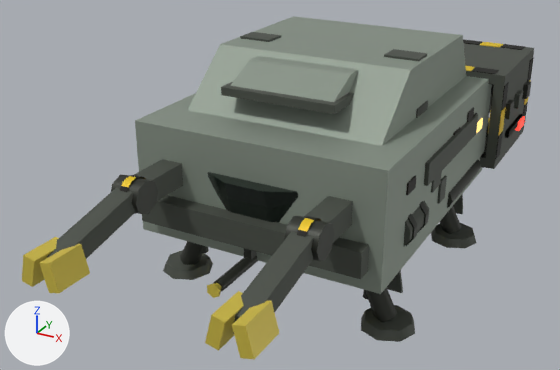
The glTF model ref/glb/tug-s.glb as it was, and as the next commit left it.
The view is the same before and after, from a 50 mm camera at (2.06, -4.27, 2.65) aimed at (-0.19, -0.18, 0.6). Arrows for +X, +Y and +Z are at lower left; the lights stay in place. The picture after the commit comes second. Where no turn or scale is listed for an object, it has been applied to the vertices. Vertices at exactly the same position are counted once.

The first picture shows 'accentStripe', 'armFore', 'armFore.001', 'armJawB', 'armJawB.001', 'canopyCoaming', 'canopyFairing', 'cockpitGlass', 'hullMain', 'hullUpper', 'shroudPlateRight', 'shroudPlateTop', 'tugShipAftDecal2L', 'tugShipAftDecal2R', 'tugShiphullMainGreebleSide6R', 'tugShiphullMainGreebleTop8R', 'tugShiphullMainHullWindow0R', 'tugShiphullMainHullWindow1R', 'tugShiphullMainHullWindow3R', 'tugShiphullMainHullWindow4R' and 42 more.
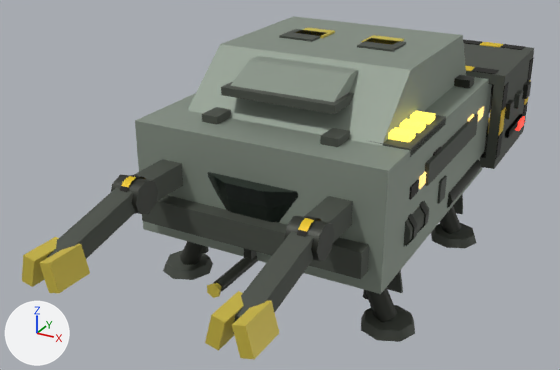
What differs and where, as boxes [x1, y1, x2, y2] in the pictures (560 x 370 px):
'iffPlinthVentral', moved (not visible before)
    after: [369, 115, 446, 157]
'tugShipAftDecal2R', moved, rescaled (14% wider, 15% taller)
    before: [384, 49, 427, 61]
    after: [357, 38, 406, 52]
'tugShipAftDecal2L', moved, rescaled (14% wider, 27% taller)
    before: [240, 32, 281, 42]
    after: [279, 29, 326, 42]
'tugShiphullMainGreebleTop10R', moved, rescaled (not visible before)
    after: [320, 128, 350, 147]
'tugShiphullMainGreebleTop10L', moved, rescaled (not visible before)
    after: [202, 107, 231, 124]
'tugShiphullMainGreebleTop8R', moved (mostly hidden)
    before: [416, 101, 428, 118]
    after: [454, 75, 475, 88]
'iffLampVentral2', moved (not visible before)
    after: [388, 127, 416, 142]
'iffLampVentral1', moved (not visible before)
    after: [400, 119, 426, 133]
'iffLampVentral0', moved (not visible before)
    after: [410, 111, 435, 124]
'tugShipAftDecal1R', added
    after: [362, 35, 404, 45]
'tugShipAftDecal1L', added
    after: [296, 27, 335, 38]
'tugShiphullMainHullWindow1R', moved
    before: [406, 175, 416, 195]
    after: [433, 147, 441, 156]
'tugShiphullMainHullWindow0R', moved
    before: [476, 118, 483, 133]
    after: [419, 172, 426, 189]
'tugShiphullMainHullWindow3R', moved (mostly hidden before)
    before: [453, 127, 461, 135]
    after: [409, 180, 419, 199]
'tugShiphullMainGreebleSide6R', deleted (mostly hidden)
    before: [431, 171, 442, 193]
'tugShiphullMainHullWindow4R', recoloured, moved (mostly hidden afterwards)
    before: [467, 107, 474, 122]
    after: [467, 114, 474, 121]
'tugShiphullMainHullWindow2R', moved (not visible before)
    after: [478, 107, 484, 121]

The change, as a list of edits to the scene's bpy script:
```text
Change me_mesh_154:
    where me_mesh_154.from_pydata(...)  # 8 vertices, 12 faces; spans x -0.02..0.02, y -0.0612..0.0612, z -0.036..0.036
    remove me_mesh_154.materials.append(mat_cabindark)  # black #14100a
    add me_mesh_154.materials.append(mat_cabinlight)  # brown #3a2f18, glowing orange #f2c877
Change me_mesh_183:
    remove me_mesh_183.from_pydata(...)  # 8 vertices, 12 faces; spans x -0.098..0.098, y -0.12..0.12, z -0.022..0.022
    add me_mesh_183.from_pydata(...)  # 8 vertices, 12 faces; spans x -0.053..0.053, y -0.078..0.078, z -0.036..0.036
    me_mesh_183 part 1: the whole mesh is scaled about its middle by (0.538, 0.647, 1.65)
Change me_mesh_184:
    remove me_mesh_184.from_pydata(...)  # 8 vertices, 12 faces; spans x -0.098..0.098, y -0.12..0.12, z -0.022..0.022
    add me_mesh_184.from_pydata(...)  # 8 vertices, 12 faces; spans x -0.053..0.053, y -0.078..0.078, z -0.036..0.036
    me_mesh_184 part 2: the whole mesh is scaled about its middle by (0.538, 0.647, 1.65)
Change me_mesh_195:
    remove me_mesh_195.from_pydata(...)  # 8 vertices, 12 faces; spans x -0.109..0.109, y -0.079..0.079, z -0.013..0.013
    add me_mesh_195.from_pydata(...)  # 8 vertices, 12 faces; spans x -0.121..0.121, y -0.115..0.115, z -0.013..0.013
    me_mesh_195 part 3: the whole mesh is scaled about its middle by (1.11, 1.44, 1)
Change me_mesh_196:
    remove me_mesh_196.from_pydata(...)  # 8 vertices, 12 faces; spans x -0.109..0.109, y -0.079..0.079, z -0.013..0.013
    add me_mesh_196.from_pydata(...)  # 8 vertices, 12 faces; spans x -0.121..0.121, y -0.115..0.115, z -0.013..0.013
    me_mesh_196 part 4: the whole mesh is scaled about its middle by (1.11, 1.44, 1)
Change ob_tugshiphullmainhullwindow0r:
    ob_tugshiphullmainhullwindow0r.location: (0.79, 0.902, 0.854) -> (0.79, -0.277, 0.89)
Change ob_tugshiphullmainhullwindow1r:
    ob_tugshiphullmainhullwindow1r.location: (0.79, -0.487, 0.932) -> (0.79, -0.059, 0.959)
Change ob_tugshiphullmainhullwindow2r:
    ob_tugshiphullmainhullwindow2r.location: (0.79, 0.717, 0.948) -> (0.79, 0.891, 0.941)
Change ob_tugshiphullmainhullwindow3r:
    ob_tugshiphullmainhullwindow3r.location: (0.79, 0.336, 0.959) -> (0.79, -0.432, 0.886)
Change ob_tugshiphullmainhullwindow4r:
    ob_tugshiphullmainhullwindow4r.location: (0.79, 0.624, 1.011) -> (0.79, 0.64, 0.962)
Remove ob_tugshiphullmaingreebleside6r:
    ob_tugshiphullmaingreebleside6r = bpy.data.objects.new('tugShiphullMainGreebleSide6R', me_mesh_176)
Change ob_tugshiphullmaingreebletop8r:
    ob_tugshiphullmaingreebletop8r.location: (0.554, 0.096, 1.163) -> (0.638, 0.81, 1.163)
Change ob_tugshiphullmaingreebletop10l:
    ob_tugshiphullmaingreebletop10l.location: (-0.461, 0.816, 1.157) -> (-0.388, -0.599, 1.162)
Change ob_tugshiphullmaingreebletop10r:
    ob_tugshiphullmaingreebletop10r.location: (0.461, 0.816, 1.157) -> (0.388, -0.599, 1.162)
Change ob_tugshipaftdecal2l:
    ob_tugshipaftdecal2l.location: (-0.505, 0.129, 1.481) -> (-0.279, 0.309, 1.481)
Change ob_tugshipaftdecal2r:
    ob_tugshipaftdecal2r.location: (0.505, 0.129, 1.481) -> (0.279, 0.309, 1.481)
Change ob_iffplinthventral:
    ob_iffplinthventral.location: (0.0, -0.319, 0.446) -> (0.672, -0.226, 1.136)
Change ob_ifflampventral0:
    ob_ifflampventral0.location: (0.0, -0.149, 0.409) -> (0.672, -0.056, 1.173)
Change ob_ifflampventral1:
    ob_ifflampventral1.location: (0.0, -0.319, 0.409) -> (0.672, -0.226, 1.173)
Change ob_ifflampventral2:
    ob_ifflampventral2.location: (0.0, -0.489, 0.409) -> (0.672, -0.396, 1.173)
Add ob_tugshipaftdecal1r:
    ob_tugshipaftdecal1r = bpy.data.objects.new('tugShipAftDecal1R', me_mesh_194_1)  # a box spanning x -0.106..0.106, y -0.096..0.096, z -0.012..0.012; in mat_accenttrim (yellow #d6c24a)
    ob_tugshipaftdecal1r.location = (0.245, 0.409, 1.481)
Add ob_tugshipaftdecal1l:
    ob_tugshipaftdecal1l = bpy.data.objects.new('tugShipAftDecal1L', me_mesh_194_1.copy())
    ob_tugshipaftdecal1l.location = (-0.245, 0.409, 1.481)
```
